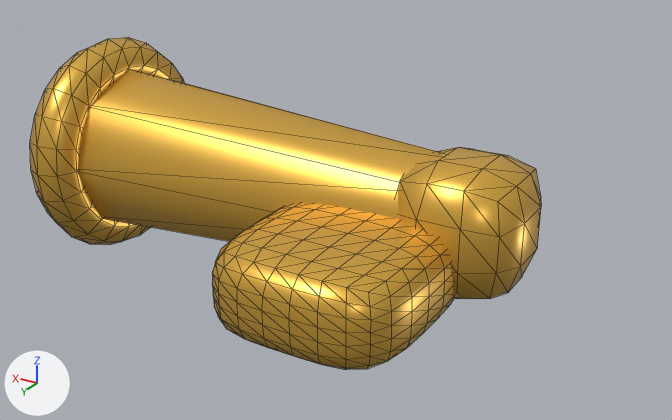
The glTF model assets/raw/drone/parts/scout-lens.glb as it was, and as the next commit left it.
One viewpoint serves both versions: a 50 mm lens placed at (0.192, 0.04, 0.234), pointed at (0.33, -0.191, 0.118). Lighting does not change. The marker at lower left points along +X, +Y and +Z. The older version comes first. Mesh edges are drawn as thin lines. Vertices at exactly the same position are counted once.

Before the edit, the objects in view are built like this:
```python
mat_pal_gold = principled_material('pal_gold')
mat_pal_gold.base_color = (0.799, 0.462, 0.0685)  # orange #e7b54a
mat_pal_gold.metallic = 0.6
mat_pal_gold.roughness = 0.35
me_scout_lens = bpy.data.meshes.new('scout-lens')
me_scout_lens.from_pydata(...)  # 616 vertices, 1204 faces; spans x 0.27..0.441, y -0.239..-0.135, z 0.081..0.159
# faces by material slot: [1096, 108]
me_scout_lens.materials.append(mat_pal_gold)  # orange #e7b54a
me_scout_lens.materials.append(mat_pal_glass)  # cyan #7fd6f0, glowing cyan #528e9f
# before: 8 (0.29, -0.214, 0.134), 9 (0.29, -0.2, 0.139), 10 (0.29, -0.186, 0.134), 11 (0.29, -0.181, 0.12), 12 (0.29, -0.186, 0.106)
# before: 13 (0.29, -0.2, 0.101), 14 (0.29, -0.214, 0.106), 15 (0.29, -0.22, 0.12)
ob_scout_lens = bpy.data.objects.new('scout-lens', me_scout_lens)
ob_scout_lens.location = (0.0, 0.0, 0.0)
```
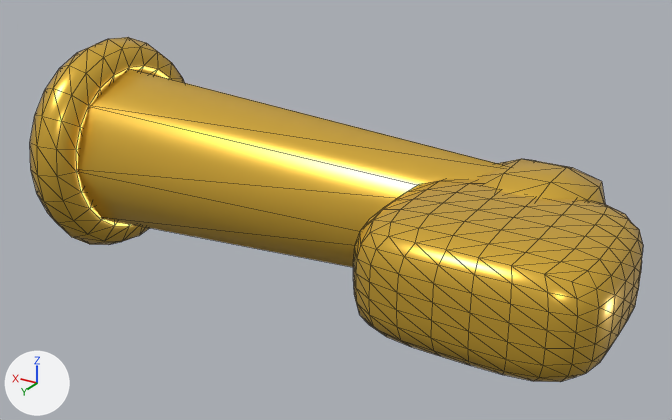
The newer file is also turned or shifted as a whole; pictures and numbers use the older file's frame.

Location of each change, (x1, y1, x2, y2) in pixels of the pictures (672 x 420 px; the box of a moved part takes in the faces that stretch with it):
'scout-lens', surface changed, reshaped (20% wider): before (30, 37, 541, 370); after (30, 37, 643, 382)
part 1 of me_scout_lens, moved or reshaped: before (397, 147, 541, 299); after (477, 159, 605, 204)
part 2 of me_scout_lens, moved or reshaped: before (212, 202, 454, 370); after (353, 179, 643, 382)
part 3 of me_scout_lens, moved or reshaped: before (77, 69, 445, 242); after (77, 69, 509, 267)

The edits, one by one:
In material 'pal_gold' (mat_pal_gold), roughness goes from 0.35 to 0.28.
me_scout_lens is used by ob_scout_lens; location (0.0, 0.0, 0.0).
me_scout_lens had 616 vertices, 1204 faces and spanned x 0.27..0.441, y -0.239..-0.135, z 0.081..0.159.
me_scout_lens now has 616 vertices, 1204 faces and spans x 0.235..0.441, y -0.239..-0.145, z 0.081..0.159.
me_scout_lens part 1: the loose piece of 56 vertices spanning x 0.27..0.31, y -0.22..-0.18, z 0.1..0.14 is moved by (-0.02, 0.0, 0.0).
me_scout_lens part 2: the loose piece of 296 vertices spanning x 0.285..0.345, y -0.205..-0.135, z 0.095..0.125 is scaled about its middle by (1.17, 0.857, 1.2), then moved by (-0.045, -0.005, 0.01).
Part 3, on me_scout_lens:
Vertices 8 to 15 of me_scout_lens move by (-0.02, 0.0, 0.0).
